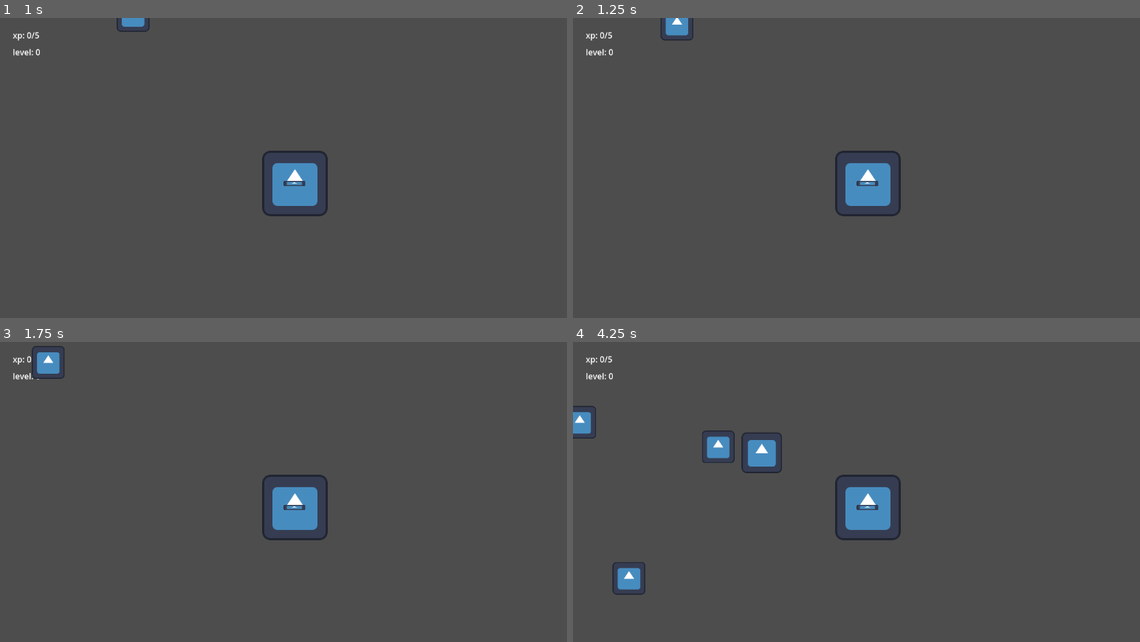
Above: before the commit, frames 1-4 (two rows, left to right).
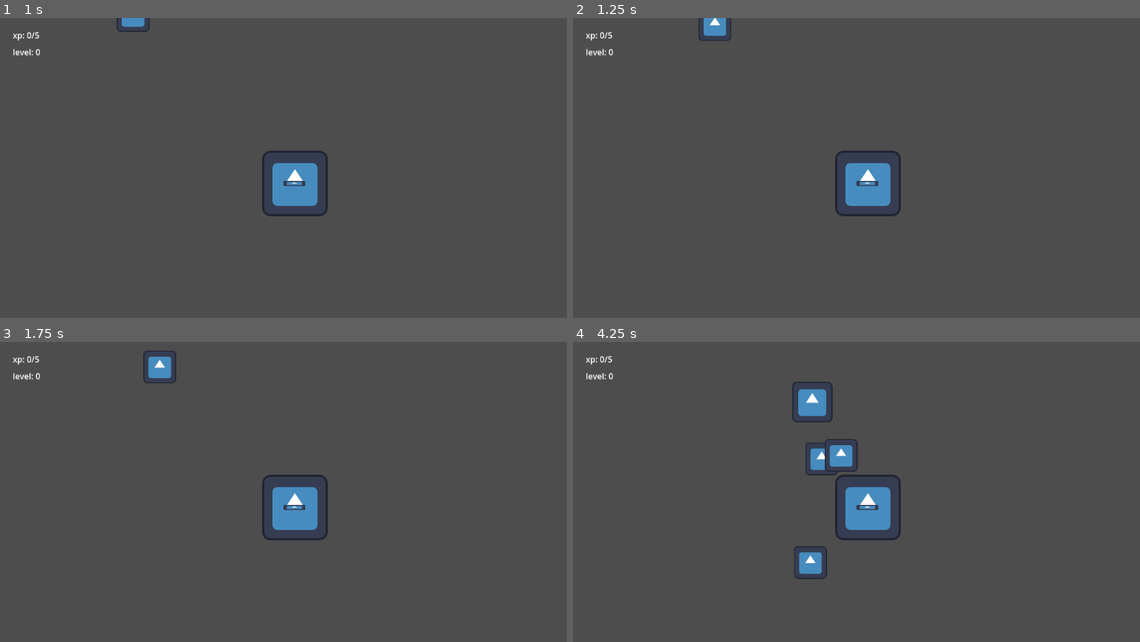
Above: after the commit, the same moments.

Repository: Zoljargal2004/Rogue
Game: Godot game, scene res://scenes/game.tscn
The game is run twice, just before and just after one commit, with the same random seed, the same clock (stepped at 60 frames per second) and the same inputs. The engine's default icon, where the game draws it, is replaced by a stand-in: a white triangle on a blue panel in a dark square.
Inputs:
- Up to frame 1 (1 s): tap Enter (ui_accept) at 0.5, 0.77 s; hold Right (ui_right) from 0.53 s (still down)
- Up to frame 2 (1.25 s): keep holding Right (ui_right)
- Up to frame 3 (1.75 s): keep holding Right (ui_right); tap Enter (ui_accept) at 1.52 s
- Up to frame 4 (4.25 s): release Right (ui_right) at 2.03 s; hold Left (ui_left) 2.03-2.78 s; hold Right (ui_right) from 2.78 s (still down); tap Enter (ui_accept) at 3.02, 3.77 s

Frame 1 is identical in both runs. In frame 2, 0.6% of the frame differs, in the area x 15-28%, y 0-8%; in frame 3, 0.8%; in frame 4, 3.3%, in the area x 0-51%, y 13-85%.

Commit message:
Player movement update
Ladi dadi dadadada

Diff:
--- a/project.godot
+++ b/project.godot
@@ -15,8 +15,35 @@
 config/features=PackedStringArray("4.3", "Forward Plus")
 config/icon="res://icon.svg"
 
+[dotnet]
+
+project/assembly_name="RoguelikeShit"
+
 [global_group]
 
 enemy="It is fkin enemy"
 damage="damage from player"
 foodPicker="Player is supposed to have food picker with range"
+
+[input]
+
+"move up"={
+"deadzone": 0.5,
+"events": [Object(InputEventKey,"resource_local_to_scene":false,"resource_name":"","device":0,"window_id":0,"alt_pressed":false,"shift_pressed":false,"ctrl_pressed":false,"meta_pressed":false,"pressed":false,"keycode":0,"physical_keycode":87,"key_label":0,"unicode":0,"location":0,"echo":false,"script":null)
+]
+}
+"move down"={
+"deadzone": 0.5,
+"events": [Object(InputEventKey,"resource_local_to_scene":false,"resource_name":"","device":0,"window_id":0,"alt_pressed":false,"shift_pressed":false,"ctrl_pressed":false,"meta_pressed":false,"pressed":false,"keycode":0,"physical_keycode":83,"key_label":0,"unicode":0,"location":0,"echo":false,"script":null)
+]
+}
+"move right"={
+"deadzone": 0.5,
+"events": [Object(InputEventKey,"resource_local_to_scene":false,"resource_name":"","device":0,"window_id":0,"alt_pressed":false,"shift_pressed":false,"ctrl_pressed":false,"meta_pressed":false,"pressed":false,"keycode":0,"physical_keycode":65,"key_label":0,"unicode":0,"location":0,"echo":false,"script":null)
+]
+}
+"move left"={
+"deadzone": 0.5,
+"events": [Object(InputEventKey,"resource_local_to_scene":false,"resource_name":"","device":0,"window_id":0,"alt_pressed":false,"shift_pressed":false,"ctrl_pressed":false,"meta_pressed":false,"pressed":false,"keycode":0,"physical_keycode":68,"key_label":0,"unicode":0,"location":0,"echo":false,"script":null)
+]
+}
--- a/scenes/game.tscn
+++ b/scenes/game.tscn
@@ -20,7 +20,6 @@
 text = "Fuck you xp"
 script = ExtResource("3_2hj8l")
 
-
 [node name="level" type="Label" parent="player/Camera2D"]
 offset_left = -551.0
 offset_top = -269.0
--- a/scripts/character_body_2d.gd
+++ b/scripts/character_body_2d.gd
@@ -12,15 +12,8 @@
 func move() -> void:
 	# Get the input direction and handle the movement/deceleration.
 	# As good practice, you should replace UI actions with custom gameplay actions.
-	var direction_x := Input.get_axis("ui_left", "ui_right")
-	var direction_y := Input.get_axis("ui_up", "ui_down")
-	if direction_x or direction_y:
-		velocity.x = direction_x * SPEED
-		velocity.y = direction_y * SPEED
-	else:
-		velocity.x = move_toward(velocity.x, 0, SPEED)
-		velocity.y = move_toward(velocity.y, 0, SPEED)
-
+	var direction = Input.get_vector("move right","move left","move up","move down")
+	velocity = direction * SPEED
 	move_and_slide()
 
 
